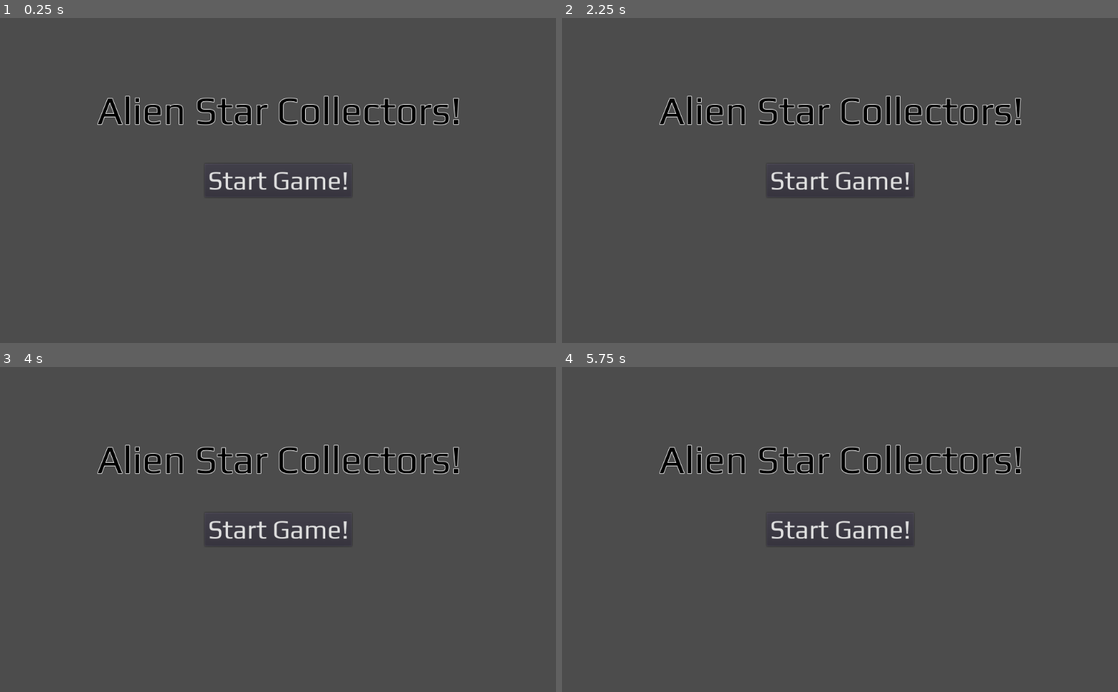
Above: before the commit, frames 1-4 (two rows, left to right).
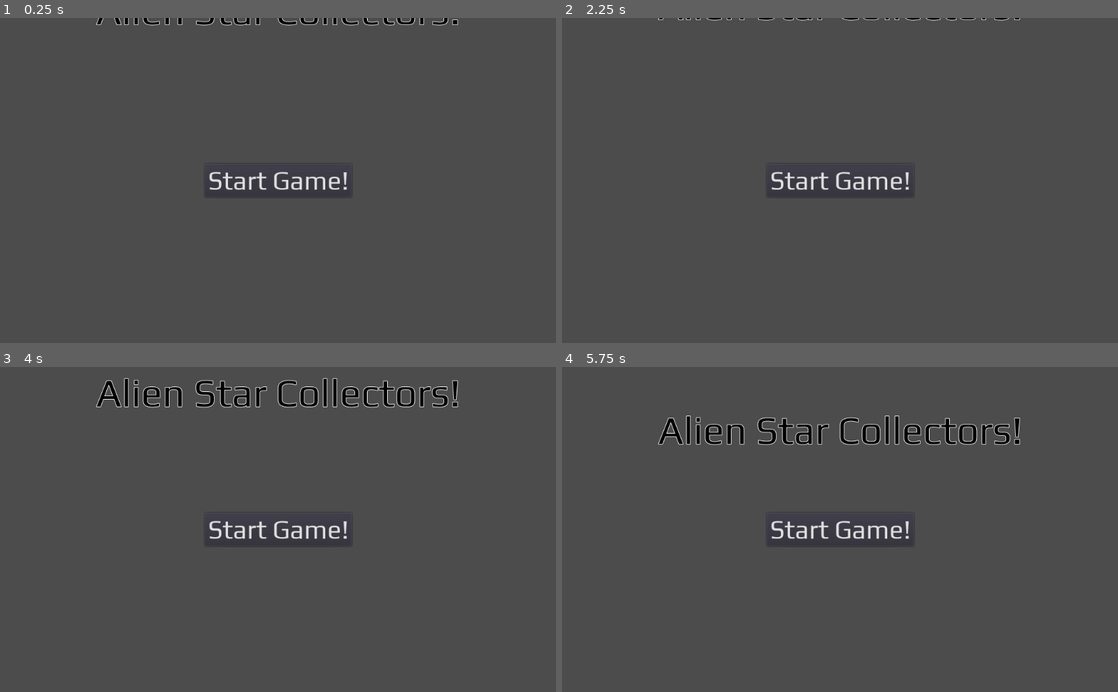
Above: after the commit, the same moments.

Repository: bsu-cs315/P1-ncbarber
Game: Godot game, scene res://src/Title.tscn
Two runs of this game, one before a commit and one after it. Both use one fixed random seed, a clock stepped at 60 frames per second and the inputs below.
Inputs:
- Up to frame 1 (0.25 s): no input
- Up to frame 2 (2.25 s): click "Start Game!" at 0.5 s; tap Enter at 1.25 s; hold Down (decrease angle) 1.28-2.03 s; tap R (restart) at 2 s; tap Left (decrease power) at 2.1 s
- Up to frame 3 (4 s): click "Start Game!" at 2.75 s; tap R (restart) at 3.5 s; hold Up (increase angle) from 3.53 s (still down)
- Up to frame 4 (5.75 s): release Up (increase angle) at 4.25 s; click "Start Game!" at 4.25 s; tap R (restart) at 5 s; tap Right (increase power) at 5.1 s

The runs differ from the first frame. In frame 1, 2.8% of the frame differs, in the area x 17-83%, y 0-34%; in frame 2, 2.4%; in frame 3, 4.4%, in the area x 17-83%, y 3-34%; in frame 4, 4.4%.

Commit message:
Add Animated Title

Diff:
--- a/project/src/Level.gd
+++ b/project/src/Level.gd
@@ -3,7 +3,7 @@
 var _aliens_left = 5
 var _score = 0
 var _sleep_counter = 0
-var _star_hit = false
+var _is_star_hit = false
 
 #On start spawn in the Alien and Star
 func _ready():
@@ -67,7 +67,7 @@
 	elif _score == 4:
 		star.position = Vector2(685, 348)
 	call_deferred("add_child", star)
-	_star_hit = false
+	_is_star_hit = false
 
 #Basic updates for the HUD for Power and Angle
 func on_Power_update(new_power):
@@ -81,7 +81,7 @@
 func _on_star_hit(alien, star):
 	$StarSound.play()
 	if alien == $Ball:
-		_star_hit = true
+		_is_star_hit = true
 		call_deferred("remove_child", alien)
 		call_deferred("remove_child", star)
 		_aliens_left -= 1
@@ -103,7 +103,7 @@
 func on_alien_stop_movement():
 	_sleep_counter += 1
 	if _sleep_counter == 3:
-		if _star_hit == false:
+		if _is_star_hit == false:
 			if _aliens_left > 0:
 				_aliens_left -= 1
 				_delete_alien()
--- a/project/src/Title.gd
+++ b/project/src/Title.gd
@@ -2,3 +2,7 @@
 
 func _on_Button_pressed():
 	var _ignored := get_tree().change_scene("res://src/Level.tscn")
+
+
+func _on_Intro_animation_finished(_anim_name):
+	$GameLabel/Intro.play("IntroRotate")
--- a/project/src/Title.tscn
+++ b/project/src/Title.tscn
@@ -11,6 +11,38 @@
 size = 72
 outline_size = 1
 font_data = ExtResource( 1 )
+
+[sub_resource type="Animation" id=3]
+resource_name = "IntroAnimation"
+step = 0.3
+tracks/0/type = "value"
+tracks/0/path = NodePath(".:rect_position")
+tracks/0/interp = 1
+tracks/0/loop_wrap = true
+tracks/0/imported = false
+tracks/0/enabled = true
+tracks/0/keys = {
+"times": PoolRealArray( 0, 0.9 ),
+"transitions": PoolRealArray( 1, 1 ),
+"update": 0,
+"values": [ Vector2( 176.5, -125 ), Vector2( 176.5, 125 ) ]
+}
+
+[sub_resource type="Animation" id=4]
+resource_name = "IntroRotate"
+length = 2.0
+tracks/0/type = "value"
+tracks/0/path = NodePath(".:rect_rotation")
+tracks/0/interp = 1
+tracks/0/loop_wrap = true
+tracks/0/imported = false
+tracks/0/enabled = true
+tracks/0/keys = {
+"times": PoolRealArray( 0, 0.5, 1, 1.5, 2 ),
+"transitions": PoolRealArray( 1, 1, 1, 1, 1 ),
+"update": 0,
+"values": [ 0.0, -5.0, 0.0, 5.0, 0.0 ]
+}
 
 [node name="Title" type="Control"]
 anchor_right = 1.0
@@ -38,13 +70,25 @@
 
 [node name="GameLabel" type="Label" parent="."]
 anchor_left = 0.5
+anchor_top = 0.5
 anchor_right = 0.5
-margin_left = -333.255
-margin_top = 127.794
-margin_right = 337.745
-margin_bottom = 211.794
+anchor_bottom = 0.5
+margin_left = -335.5
+margin_top = -425.0
+margin_right = 335.5
+margin_bottom = -341.0
+rect_pivot_offset = Vector2( 325, 50 )
 custom_fonts/font = SubResource( 2 )
 custom_colors/font_color = Color( 0, 0, 0, 1 )
 text = "Alien Star Collectors!"
+__meta__ = {
+"_edit_use_anchors_": false
+}
+
+[node name="Intro" type="AnimationPlayer" parent="GameLabel"]
+autoplay = "IntroAnimation"
+anims/IntroAnimation = SubResource( 3 )
+anims/IntroRotate = SubResource( 4 )
 
 [connection signal="pressed" from="Button" to="." method="_on_Button_pressed"]
+[connection signal="animation_finished" from="GameLabel/Intro" to="." method="_on_Intro_animation_finished"]
Not shown: 1 places in project/src/Title.tscn that only renumber resources
